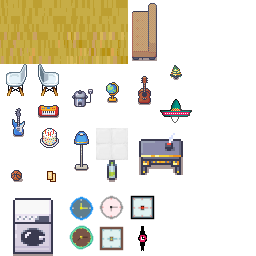
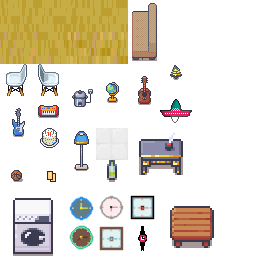
Layer changes from the first w=256, h=256 image to the second:
painted on "tileset_hs18.png" over [170, 206, 214, 248]
